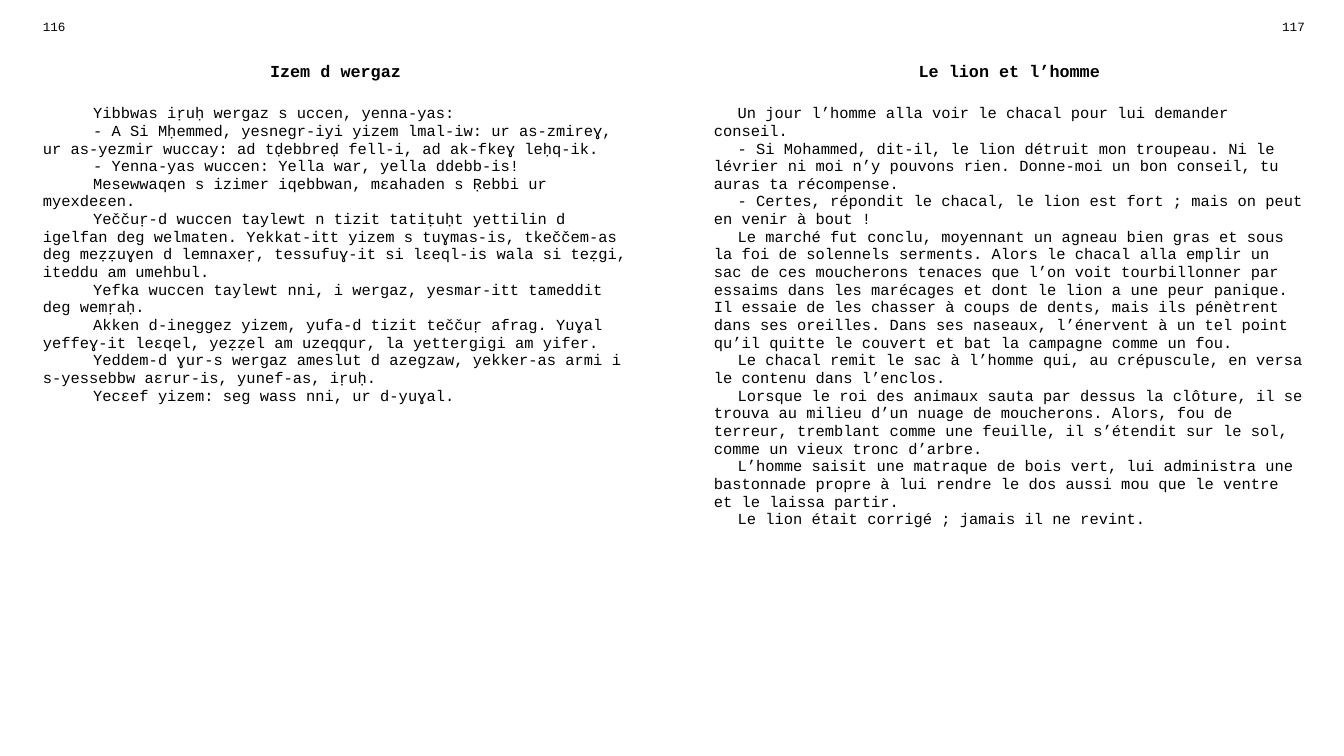
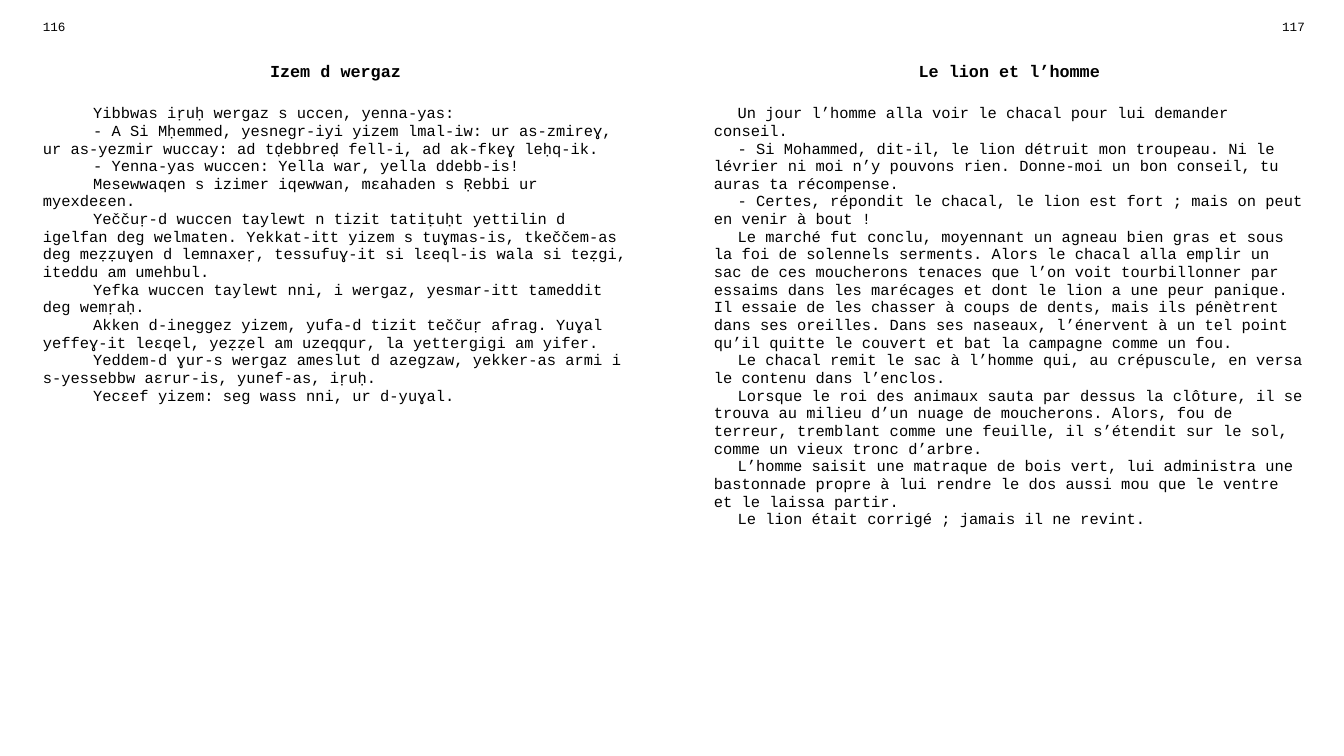
Before and after one commit to sferhah/tamacahut_n_wuccen, a slide deck: slide 43 of Uccen.ConsoleApp/uccen.pptx. Drawn at 1344x756 pixels with LibreOffice and Linux fonts; fonts in the diff are those of the drawing. Boxes give left, top, right and bottom in pixels: in the first picture for what was removed or moved away, otherwise in the second. Text is boxed around its words. In the diff, an @@ line names an element or a change of style, - is before the commit and + after.

```diff
--- a/Uccen.ConsoleApp/uccen.pptx
+++ b/Uccen.ConsoleApp/uccen.pptx
@@ table at bbox=[32, 16, 1315, 729] @@
-row 3, column 1: Yibbwas iṛuḥ wergaz s uccen, yenna-yas: / - A Si Mḥemmed, yesnegr-iyi yizem lmal-iw: ur as-zmireɣ, ur as-yezmir wuccay: ad tḍebbreḍ fell-i, ad ak-fkeɣ leḥq-ik. / - Yenna-yas wuccen: Yella war, yella ddebb-is! / Mesewwaqen s izimer iqebbwan, mɛahaden s Ṛebbi ur myexdeɛen. / Yeččuṛ-d wuccen taylewt n tizit tatiṭuḥt yettilin d igelfan deg welmaten. Yekkat-itt yizem s tuɣmas-is, tkeččem-as deg meẓẓuɣen d lemnaxeṛ, tessufuɣ-it si lɛeql-is wala si teẓgi, iteddu am umehbul. / Yefka wuccen taylewt nni, i wergaz, yesmar-itt tameddit deg wemṛaḥ. / Akken d-ineggez yizem, yufa-d tizit teččuṛ afrag. Yuɣal yeffeɣ-it leɛqel, yeẓẓel am uzeqqur, la yettergigi am yifer. / Yeddem-d ɣur-s wergaz ameslut d azegzaw, yekker-as armi i s-yessebbw aɛrur-is, yunef-as, iṛuḥ. / Yecɛef yizem: seg wass nni, ur d-yuɣal.
+row 3, column 1: Yibbwas iṛuḥ wergaz s uccen, yenna-yas: / - A Si Mḥemmed, yesnegr-iyi yizem lmal-iw: ur as-zmireɣ, ur as-yezmir wuccay: ad tḍebbreḍ fell-i, ad ak-fkeɣ leḥq-ik. / - Yenna-yas wuccen: Yella war, yella ddebb-is! / Mesewwaqen s izimer iqewwan, mɛahaden s Ṛebbi ur myexdeɛen. / Yeččuṛ-d wuccen taylewt n tizit tatiṭuḥt yettilin d igelfan deg welmaten. Yekkat-itt yizem s tuɣmas-is, tkeččem-as deg meẓẓuɣen d lemnaxeṛ, tessufuɣ-it si lɛeql-is wala si teẓgi, iteddu am umehbul. / Yefka wuccen taylewt nni, i wergaz, yesmar-itt tameddit deg wemṛaḥ. / Akken d-ineggez yizem, yufa-d tizit teččuṛ afrag. Yuɣal yeffeɣ-it leɛqel, yeẓẓel am uzeqqur, la yettergigi am yifer. / Yeddem-d ɣur-s wergaz ameslut d azegzaw, yekker-as armi i s-yessebbw aɛrur-is, yunef-as, iṛuḥ. / Yecɛef yizem: seg wass nni, ur d-yuɣal.
```
Also in this commit, not shown: 9 other slides changed, 1 other file.
